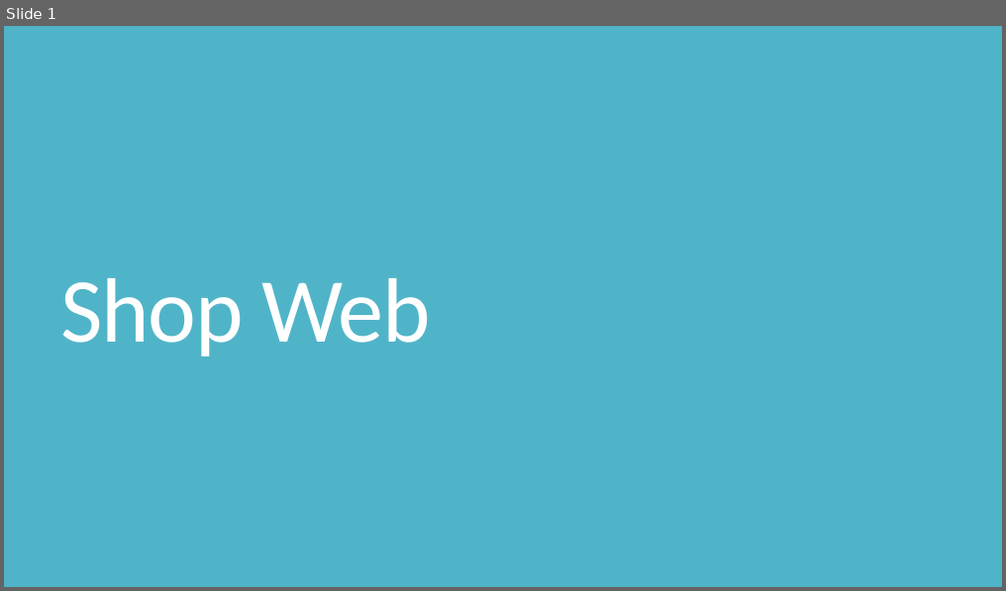
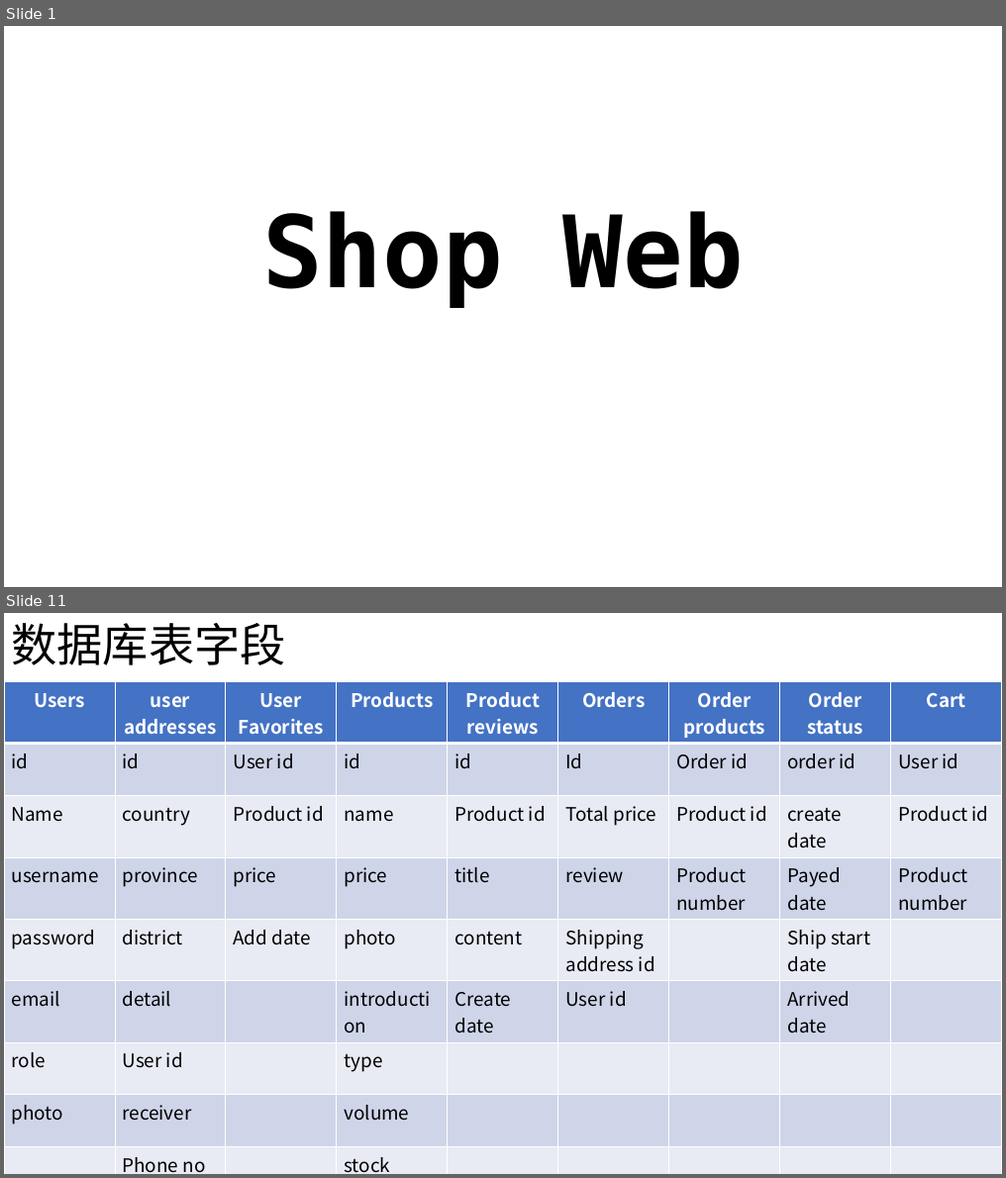
Before and after one commit to n490808114/Java_Shopping_System, a slide deck: Shop Web.pptx. Shown one above the other, each under a label of ours: slide 1 before the commit, slides 1 and 11 after it; the slides between them are not shown. The pictures are 1006x591 and 1006x1178 pixels, drawn with LibreOffice and Linux fonts; fonts in the diff are those of the drawing; background and template pictures are left out. Boxes give left, top, right and bottom in pixels: in the first picture for what was removed or moved away, otherwise in the second. Text is boxed around its words. In the diff, an @@ line names an element or a change of style, - is before the commit and + after.

```diff
--- a/Shop Web.pptx
+++ b/Shop Web.pptx
@@ slide 11 added at box(4, 613, 1002, 1174), background #FFFFFF @@
@@ title added at box(12, 623, 286, 665), 44 pt, text #000000 @@
+数据库表字段
@@ table added at box(4, 682, 1001, 1174), 9 rows, 9 columns @@
+Users | user addresses | User Favorites | Products | Product reviews | Orders | Order products | Order status | Cart
+id | id | User id | id | id | Id | Order id | order id | User id
+Name | country | Product id | name | Product id | Total price | Product id | create date | Product id
+username | province | price | price | title | review | Product number | Payed date | Product number
+password | district | Add date | photo | content | Shipping address id |  | Ship start date | 
+email | detail |  | introduction | Create date | User id |  | Arrived date | 
+role | User id |  | type |  |  |  |  | 
+photo | receiver |  | volume |  |  |  |  | 
+ | Phone no |  | stock |  |  |  |  | 
@@ slide 1 changed as well @@
@@ background #50B4C8 to picture (left out) @@
@@ title "Shop Web": place and size @@
-title "Shop Web" at box(60, 278, 431, 357)
+title "Shop Web" at box(262, 211, 744, 308)
@@ title "Shop Web" at box(262, 211, 744, 308): size 88 to 96 pt, font Calibri to DejaVu Sans Mono, text colour #FFFFFF to #000000, letter spacing -1.2 to 0 pt, bold on; alignment left to centre; line spacing 0.8 to 0.9 @@
```
Also in this commit, not shown: 2 other slides changed, 7 other slides added.
